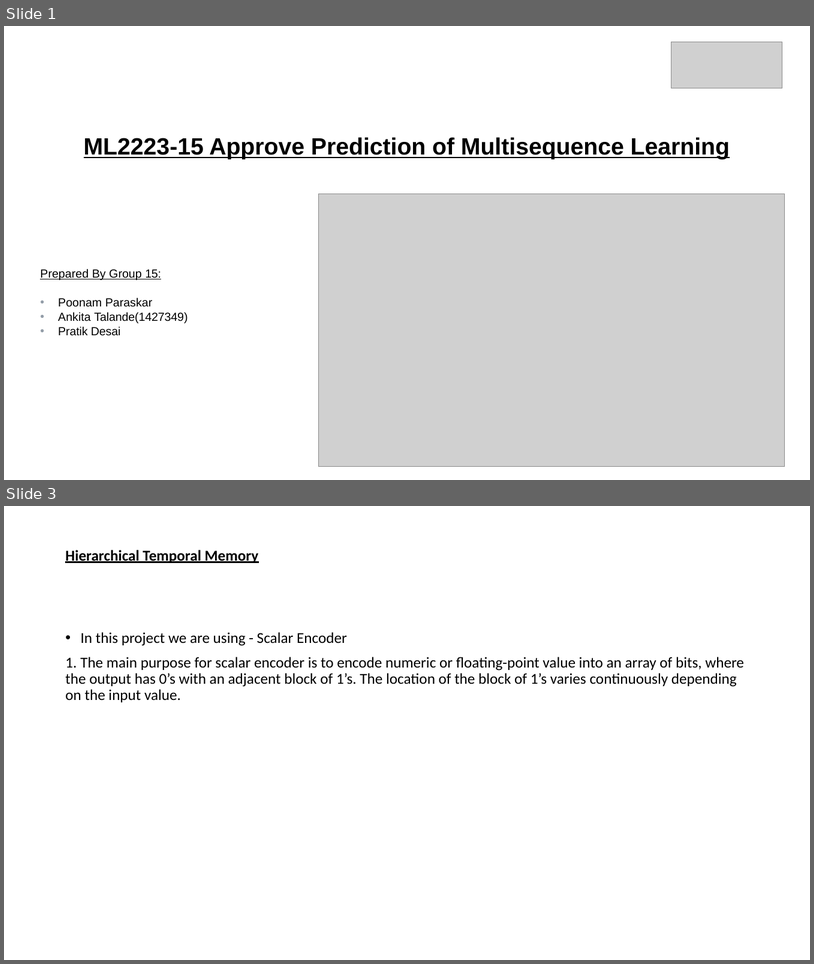
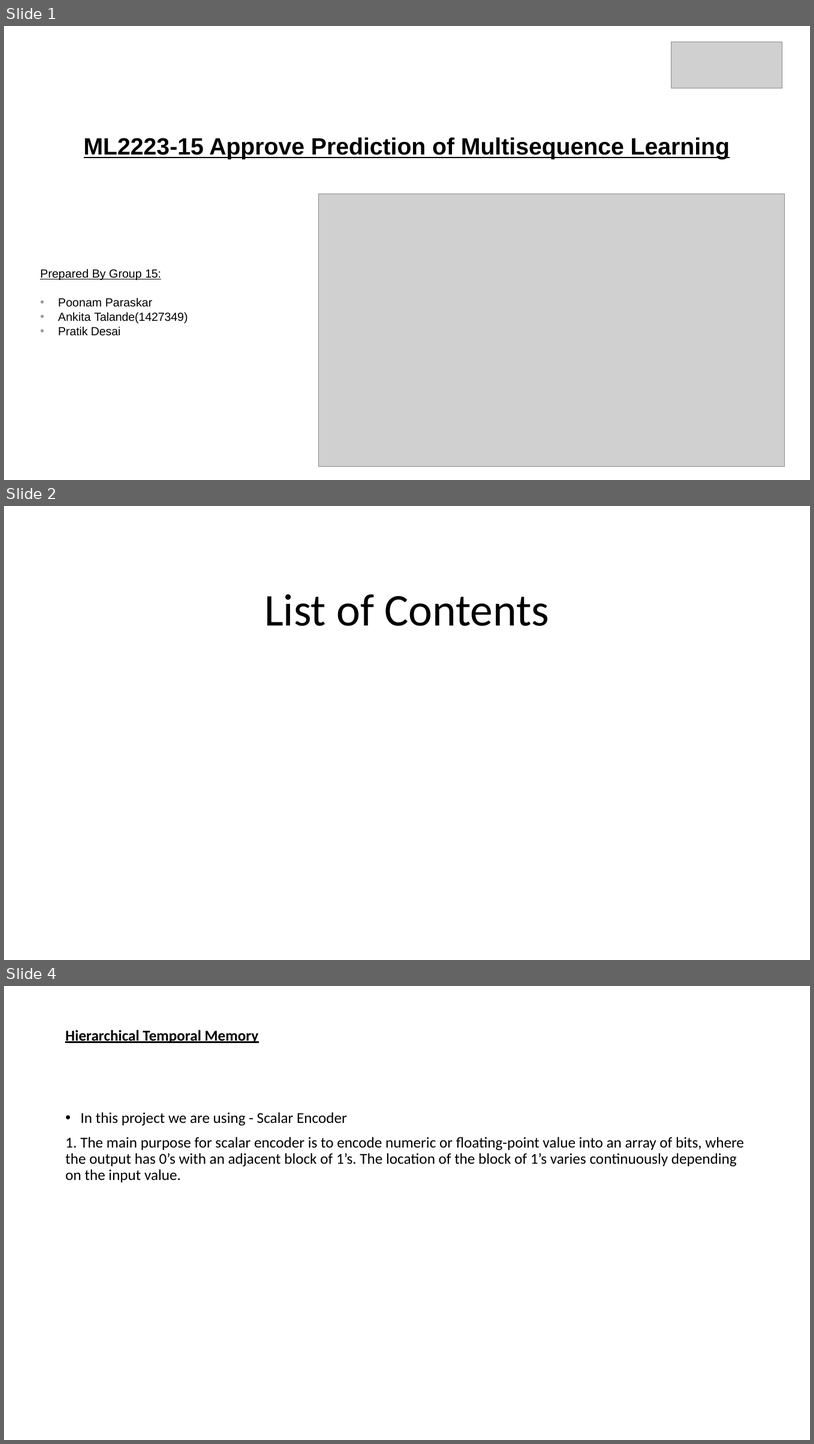
Before and after one commit to ddobric/neocortexapi, a slide deck: source/MultiSequenceLearning_Team_MSL/ML2223_15 Approve Prediction of Multisequence Learning.pptx. Shown one above the other, each under a label of ours: slides 1 and 3 before the commit, slides 1, 2 and 4 after it; the slides between them are not shown. The pictures are 814x964 and 814x1444 pixels, drawn with LibreOffice and Linux fonts; fonts in the diff are those of the drawing; grey boxes stand for pictures. Boxes give left, top, right and bottom in pixels: in the first picture for what was removed or moved away, otherwise in the second. Text is boxed around its words. In the diff, an @@ line names an element or a change of style, - is before the commit and + after.

```diff
--- a/source/MultiSequenceLearning_Team_MSL/ML2223_15 Approve Prediction of Multisequence Learning.pptx
+++ b/source/MultiSequenceLearning_Team_MSL/ML2223_15 Approve Prediction of Multisequence Learning.pptx
@@ slide 2 added at bbox=[4, 506, 810, 960], background #FFFFFF @@
@@ title added at bbox=[264, 594, 549, 626], 54 pt, text #000000 @@
+List of Contents
@@ what was slide 3 is now slide 4 @@
```
Also in this commit, not shown: 1 slide changed, 2 other slides added.
